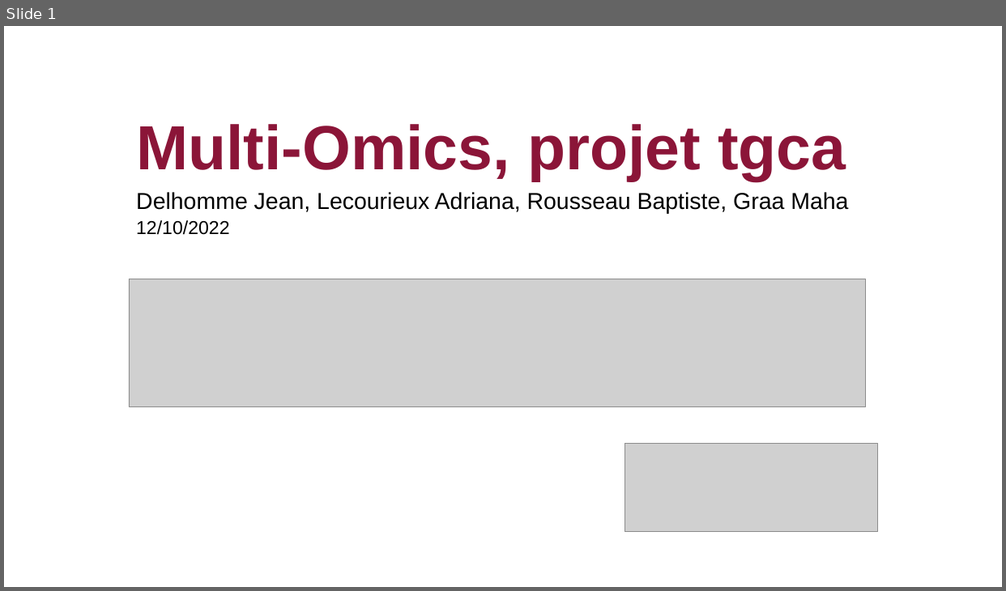
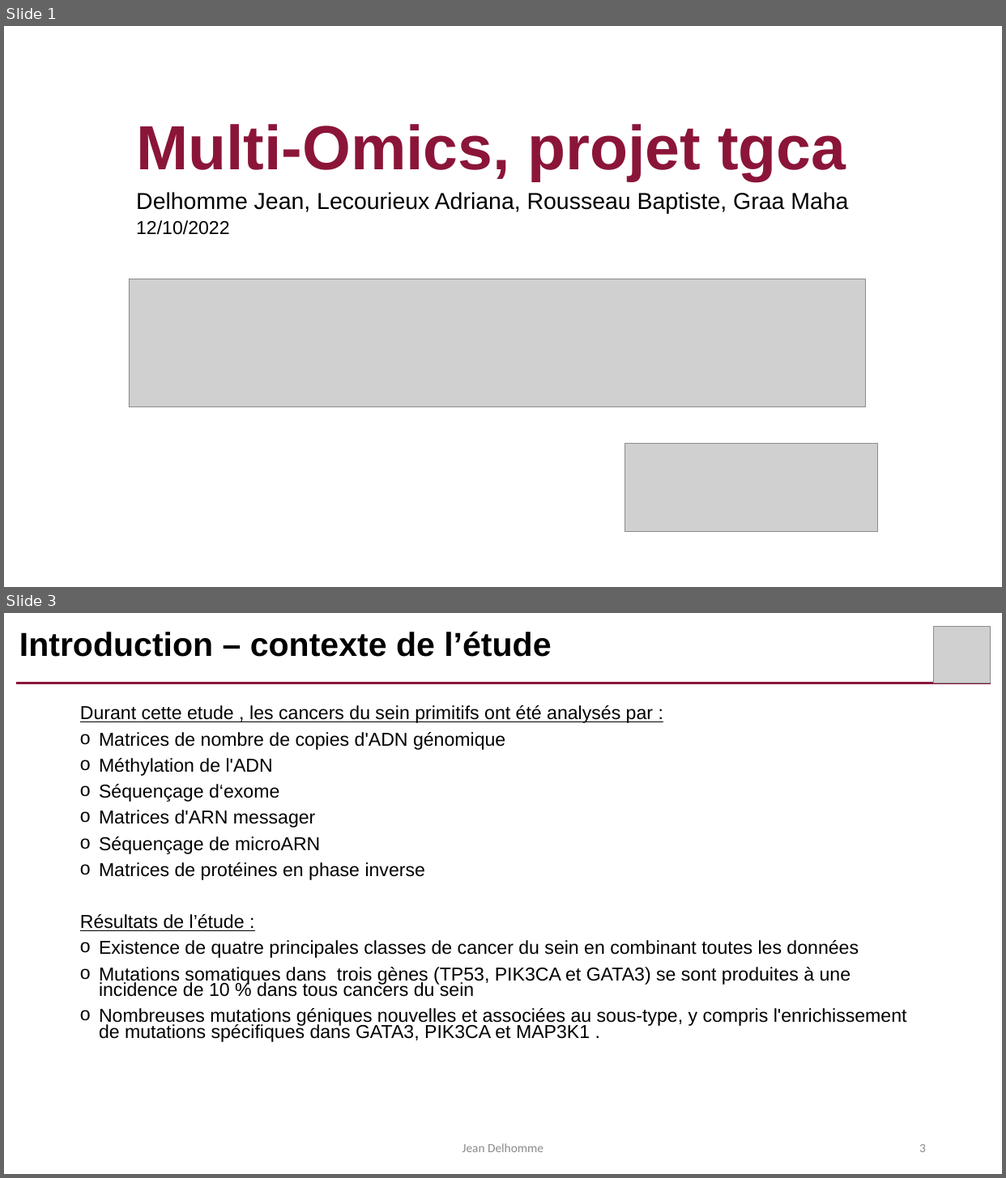
Before and after one commit to AdrianaLecourieux/multi_omics, a slide deck: presentation.pptx. Shown one above the other, each under a label of ours: slide 1 before the commit, slides 1 and 3 after it; the slides between them are not shown. The pictures are 1006x591 and 1006x1178 pixels, drawn with LibreOffice and Linux fonts; fonts in the diff are those of the drawing; grey boxes stand for pictures. Boxes give left, top, right and bottom in pixels: in the first picture for what was removed or moved away, otherwise in the second. Text is boxed around its words. In the diff, an @@ line names an element or a change of style, - is before the commit and + after.

```diff
--- a/presentation.pptx
+++ b/presentation.pptx
@@ slide 3 added at bbox=[4, 613, 1002, 1174], background #FFFFFF @@
@@ title added at bbox=[19, 632, 551, 657], 32 pt, text #000000, bold @@
+Introduction – contexte de l’étude
@@ picture added at bbox=[934, 627, 991, 683] @@
@@ line added from (16, 683) to (991, 683), #8B1538 2.25 pt @@
@@ text added at bbox=[80, 705, 907, 1042], 18 pt, text #000000 @@
+Durant cette etude , les cancers du sein primitifs ont été analysés par :
+o Matrices de nombre de copies d'ADN génomique
+o Méthylation de l'ADN
+o Séquençage d‘exome
+o Matrices d'ARN messager
+o Séquençage de microARN
+o Matrices de protéines en phase inverse
+Résultats de l’étude :
+o Existence de quatre principales classes de cancer du sein en combinant toutes les données
+o Mutations somatiques dans trois gènes (TP53, PIK3CA et GATA3) se sont produites à une incidence de 10 % dans tous cancers du sein
+o Nombreuses mutations géniques nouvelles et associées au sous-type, y compris l'enrichissement de mutations spécifiques dans GATA3, PIK3CA et MAP3K1 .
@@ text added at bbox=[462, 1144, 543, 1152], 12 pt, text #8C8C8C @@
+Jean Delhomme
@@ page number added at bbox=[919, 1144, 926, 1152], 12 pt, text #8C8C8C @@
+3
```
Also in this commit, not shown: 2 slides changed, 1 other slide added, 7 slides removed.
